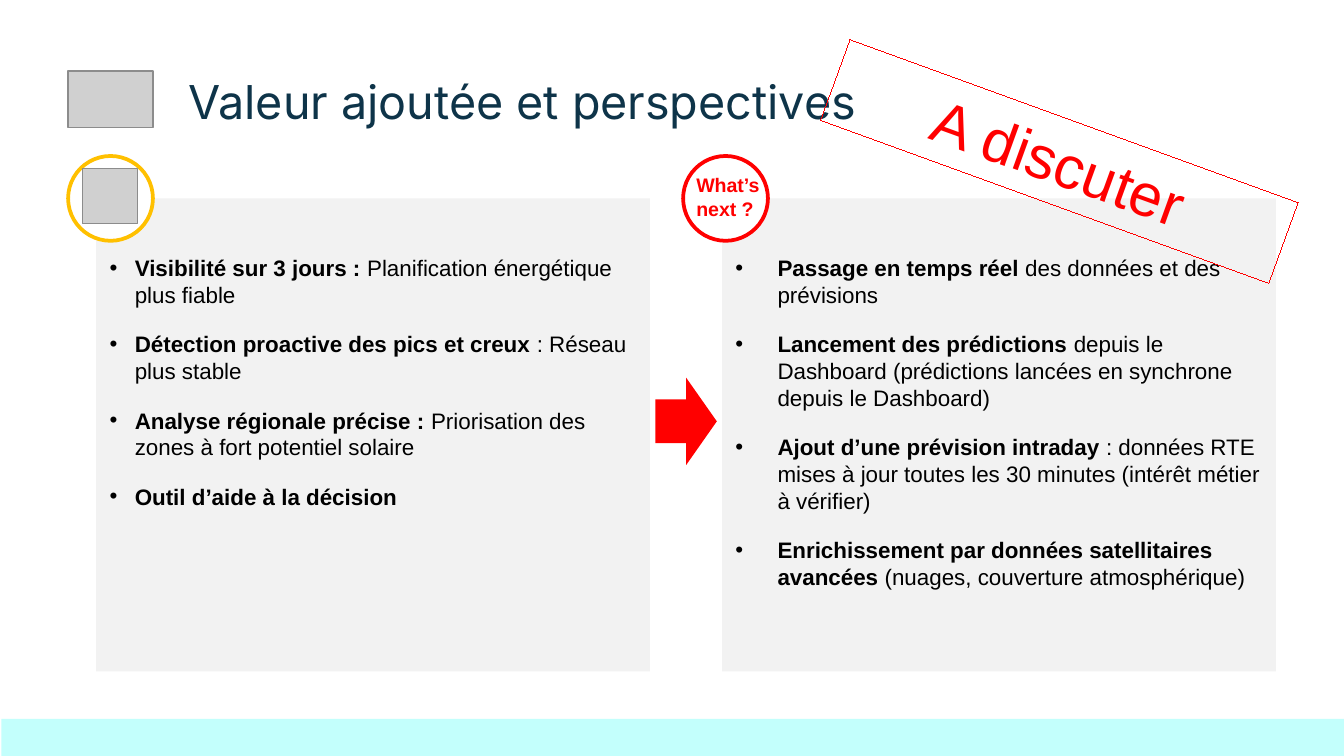
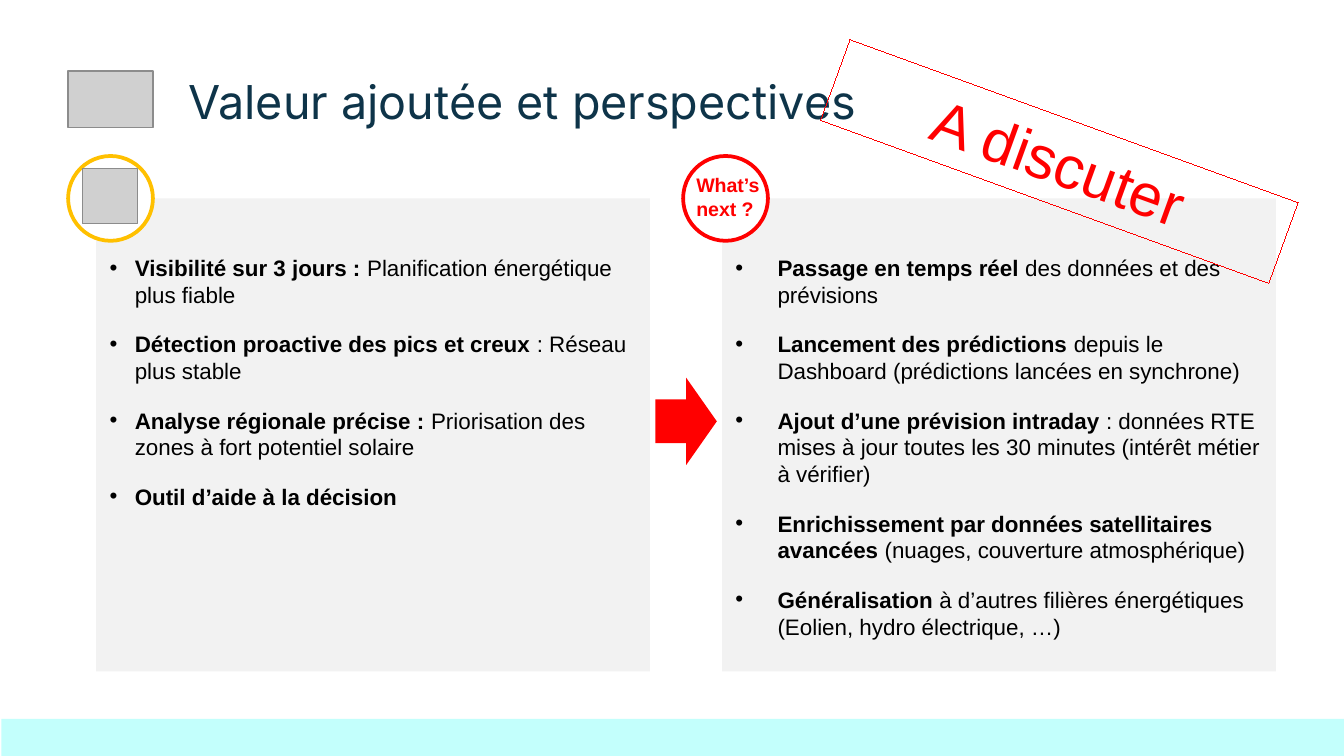
Before and after one commit to Sheikoh/REnergies_efficiency_prediction, a slide deck: slide 10 of presentation/dsfs_ft_36_Projet_REnergies_efficiency_prediction.pptx. Drawn at 1344x756 pixels with LibreOffice and Linux fonts; fonts in the diff are those of the drawing; grey boxes stand for pictures. Boxes give left, top, right and bottom in pixels: in the first picture for what was removed or moved away, otherwise in the second. Text is boxed around its words. In the diff, an @@ line names an element or a change of style, - is before the commit and + after.

Commit message:
maj présentation

```diff
--- a/presentation/dsfs_ft_36_Projet_REnergies_efficiency_prediction.pptx
+++ b/presentation/dsfs_ft_36_Projet_REnergies_efficiency_prediction.pptx
@@ text in rectangle at [778,335,1240,384]: text changed @@
-• Lancement des prédictions depuis le Dashboard (prédictions lancées en synchrone depuis le Dashboard)
+• Lancement des prédictions depuis le Dashboard (prédictions lancées en synchrone)
@@ text in rectangle at [778,591,1243,640]: paragraph added @@
+• Généralisation à d’autres filières énergétiques (Eolien, hydro électrique, …)
```
Also in this commit, not shown: 1 other slide changed.
